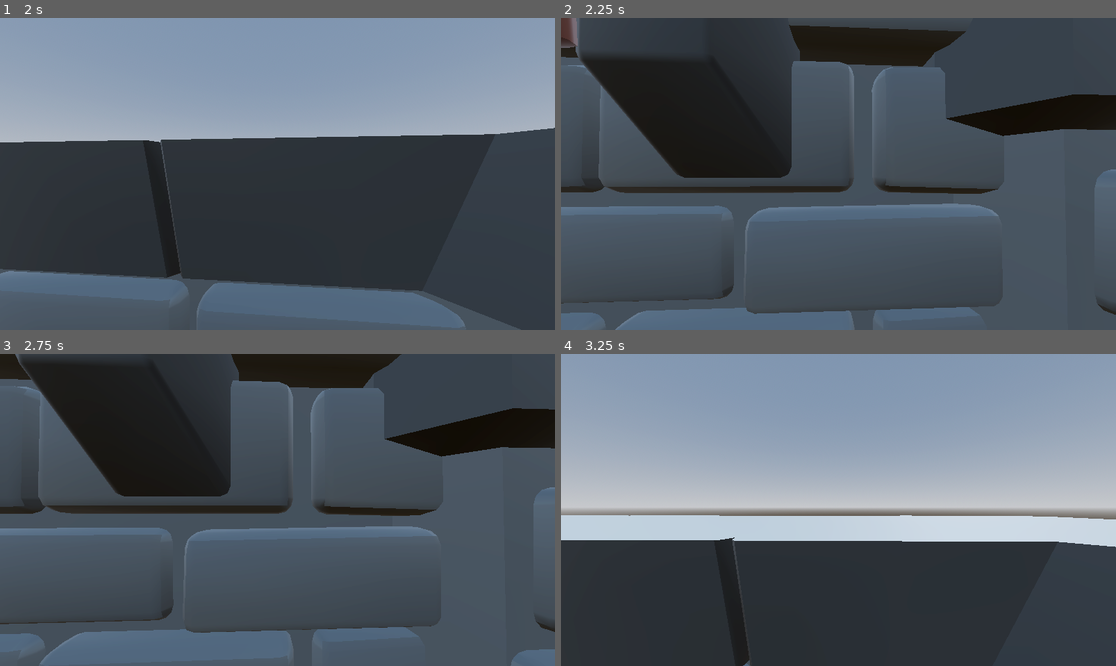
Above: before the commit, frames 1-4 (two rows, left to right).
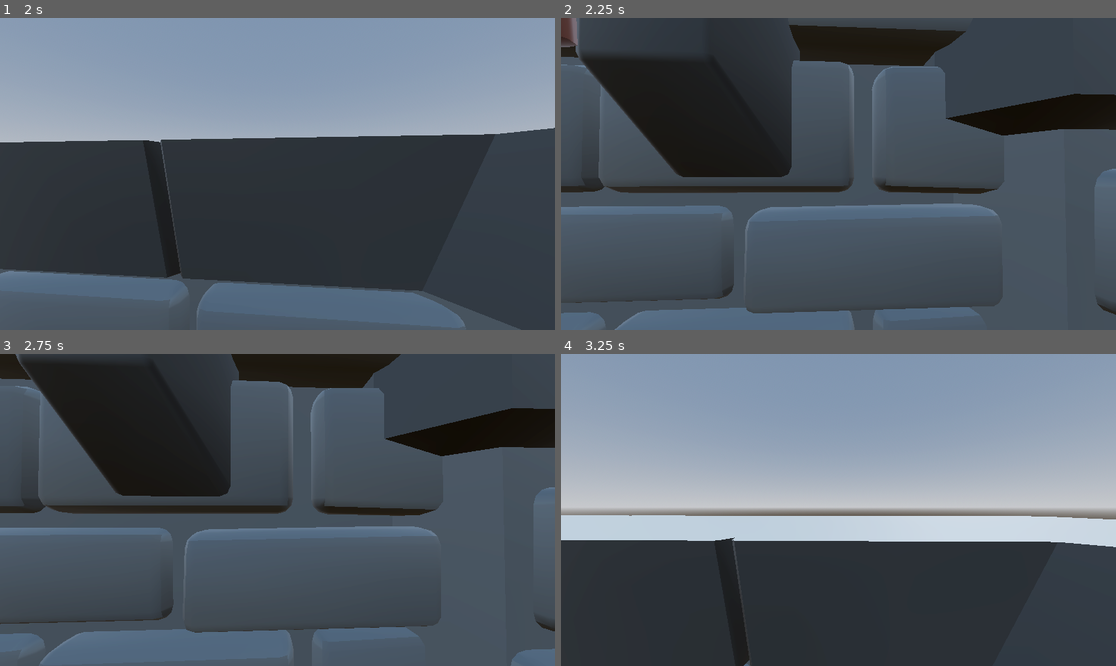
Above: after the commit, the same moments.

Repository: Snowlith/Dame-Starter
Game: Godot game, scene res://levels/level_1.tscn
Two runs of this game, one before a commit and one after it. Both use one fixed random seed, a clock stepped at 60 frames per second and the inputs below. The engine's default icon, where the game draws it, is replaced by a stand-in: a white triangle on a blue panel in a dark square.
Inputs (mouse positions are in pixels of both pictures, inside the frame that each line leads up to):
- Up to frame 1 (2 s): move the mouse to (305, 174) at 0.52 s; hold Ctrl (crouch) 0.53-1.28 s; hold W (up) from 0.53 s (still down); tap Space (jump) at 0.77, 1.52 s; move the mouse to (249, 174) at 1.27 s; tap Shift (sprint) at 1.35 s
- Up to frame 2 (2.25 s): keep holding W (up); move the mouse to (849, 167) at 2.02 s; hold Ctrl (crouch) from 2.03 s (still down)
- Up to frame 3 (2.75 s): keep holding W (up); keep holding Ctrl (crouch)
- Up to frame 4 (3.25 s): keep holding W (up); move the mouse to (832, 516) at 2.77 s; release Ctrl (crouch) at 2.78 s; tap Shift (sprint) at 2.85 s; tap Space (jump) at 3.02 s

Frame 1 is identical in both runs. In frame 2, 0.5% of the frame differs, in the area x 0-100%, y 2-100%; in frame 3, 0.3%; in frame 4, less than 0.1%.

Commit message:
Lil update

Diff:
--- a/assets/scripts/fps_camera3D.gd
+++ b/assets/scripts/fps_camera3D.gd
@@ -68,6 +68,13 @@
 func get_look_dir() -> Vector3:
 	return -global_transform.basis.z
 
+func set_look_dir(dir: Vector3) -> void:
+	var yaw = atan2(dir.x, dir.z)
+	var pitch = asin(dir.y)
+
+	player.rotation.y = yaw
+	rotation.x = clamp(pitch, deg_to_rad(-89), deg_to_rad(89))
+
 ## Visual effects
 
 func _update_headbob_offset(delta: float) -> Vector3:
--- a/assets/scripts/loading_zone.gd
+++ b/assets/scripts/loading_zone.gd
@@ -4,7 +4,7 @@
 @export_file("*.tscn") var target_scene_path: String
 
 @export var target_id: String
-@export var displacement := Vector3(2, 0, 0)
+@export var displacement := Vector3(0, 0, 2)
 @export var transition: PackedScene = null
 
 # TODO: make player face the same direction as loading zone when spawned
@@ -27,4 +27,10 @@
 	SceneManager.change_scene(data)
 
 func spawn(node: Node3D) -> void:
+	var spawn_dir = -transform.basis.get_euler()
 	node.position = position + displacement
+	for child in node.get_children():
+		var cam := child as FPSCamera3D
+		if cam:
+			cam.set_look_dir(Vector3(0, -1, -1))
+			print(Vector3.FORWARD)
--- a/levels/level_1.tscn
+++ b/levels/level_1.tscn
@@ -155,3 +155,6 @@
 
 [node name="ScaffoldStairs2" parent="." instance=ExtResource("15_ihvpa")]
 transform = Transform3D(-0.716862, 0, -0.697215, 0, 1, 0, 0.697215, 0, -0.716862, 8.17991, 1.27625, -1.47465)
+
+[node name="ScaffoldStairs3" parent="." instance=ExtResource("15_ihvpa")]
+transform = Transform3D(-0.95475, 0, 0.297408, 0, 1, 0, -0.297408, 0, -0.95475, -1.22533, -0.462859, 6.55565)
--- a/levels/level_2.tscn
+++ b/levels/level_2.tscn
@@ -148,7 +148,6 @@
 script = ExtResource("7_pwgd1")
 target_scene_path = "res://levels/level_1.tscn"
 target_id = "start"
-displacement = Vector3(1, 0, 0)
 
 [node name="CollisionShape3D" type="CollisionShape3D" parent="LoadingZone2"]
 shape = SubResource("CylinderShape3D_ha7ss")
